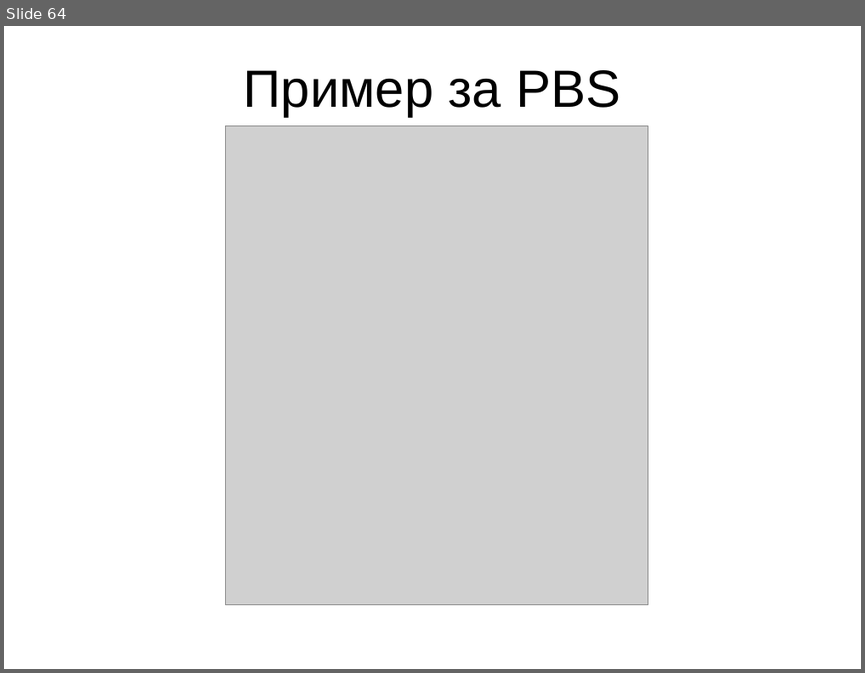
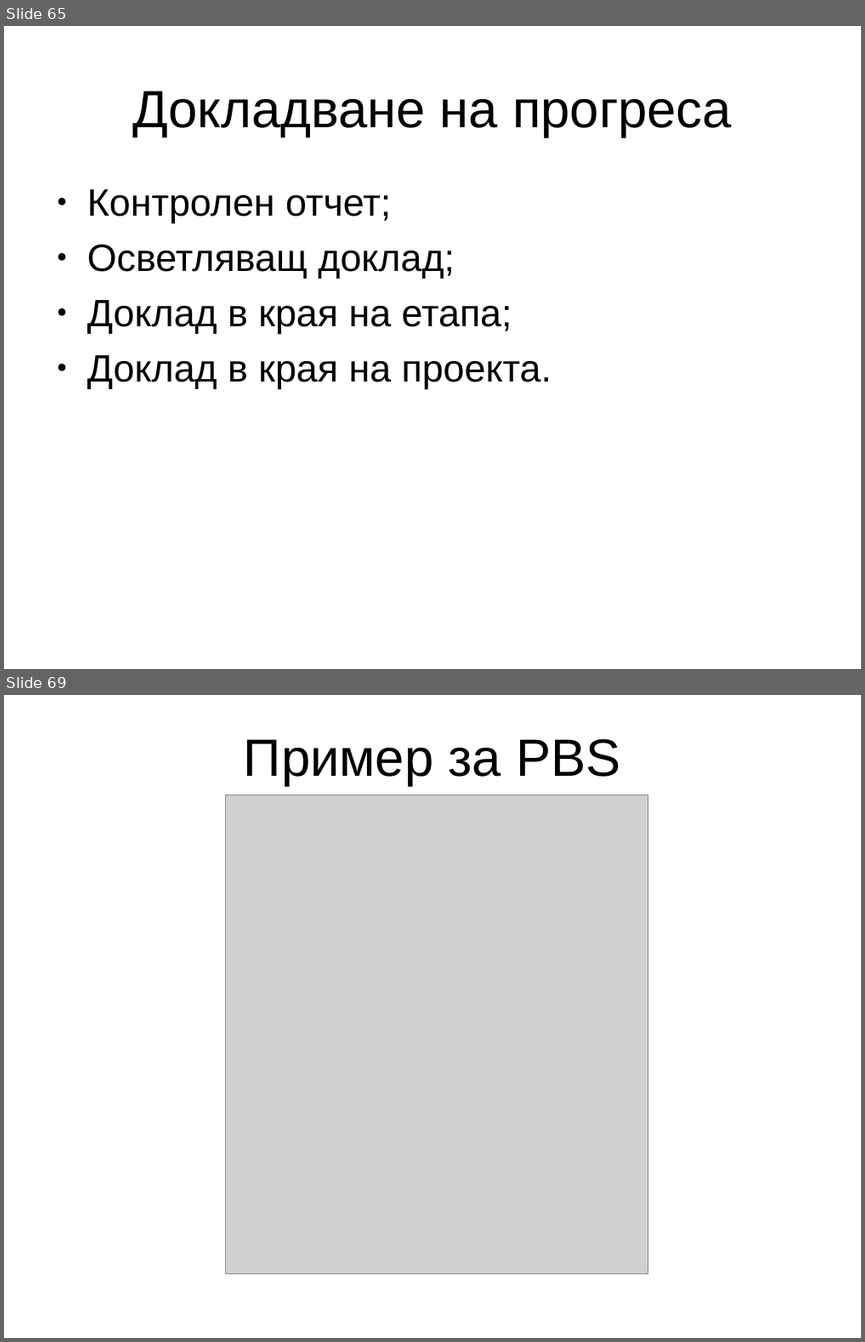
Before and after one commit to marvellouz/PM, a slide deck: prince2_v0.6bg.ppt. Shown one above the other, each under a label of ours: slide 64 before the commit, slides 65 and 69 after it; the slides between them are not shown. The pictures are 865x673 and 865x1342 pixels, drawn with LibreOffice and Linux fonts; fonts in the diff are those of the drawing; grey boxes stand for pictures. Boxes give left, top, right and bottom in pixels: in the first picture for what was removed or moved away, otherwise in the second. Text is boxed around its words. In the diff, an @@ line names an element or a change of style, - is before the commit and + after.

```diff
--- a/prince2_v0.6bg.ppt
+++ b/prince2_v0.6bg.ppt
@@ slide 65 added at <box>4,26,861,669</box>, background #FFFFFF @@
@@ title added at <box>132,91,732,137</box>, 44 pt, text #000000 @@
+Докладване на прогреса
@@ text added at <box>87,189,551,389</box>, 32 pt, text #000000 @@
+● Контролен отчет;
+● Осветляващ доклад;
+● Доклад в края на етапа;
+● Доклад в края на проекта.
@@ what was slide 64 is now slide 69 @@
```
Also in this commit, not shown: 48 slides changed, 4 other slides added, 1 other file.
